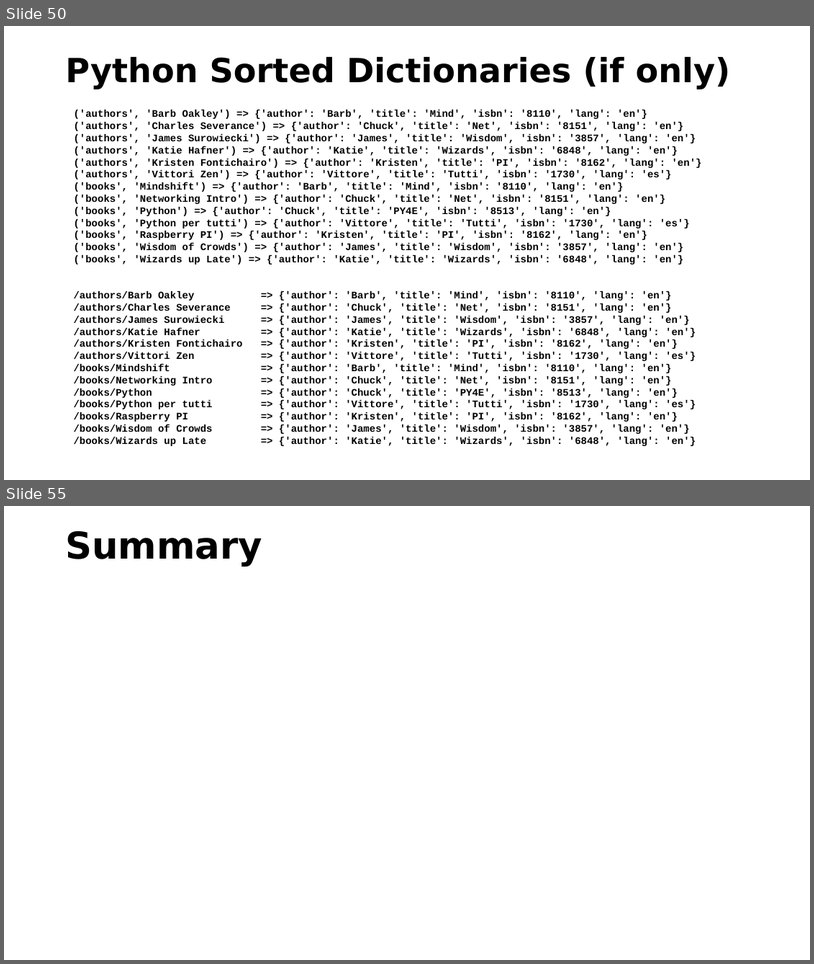
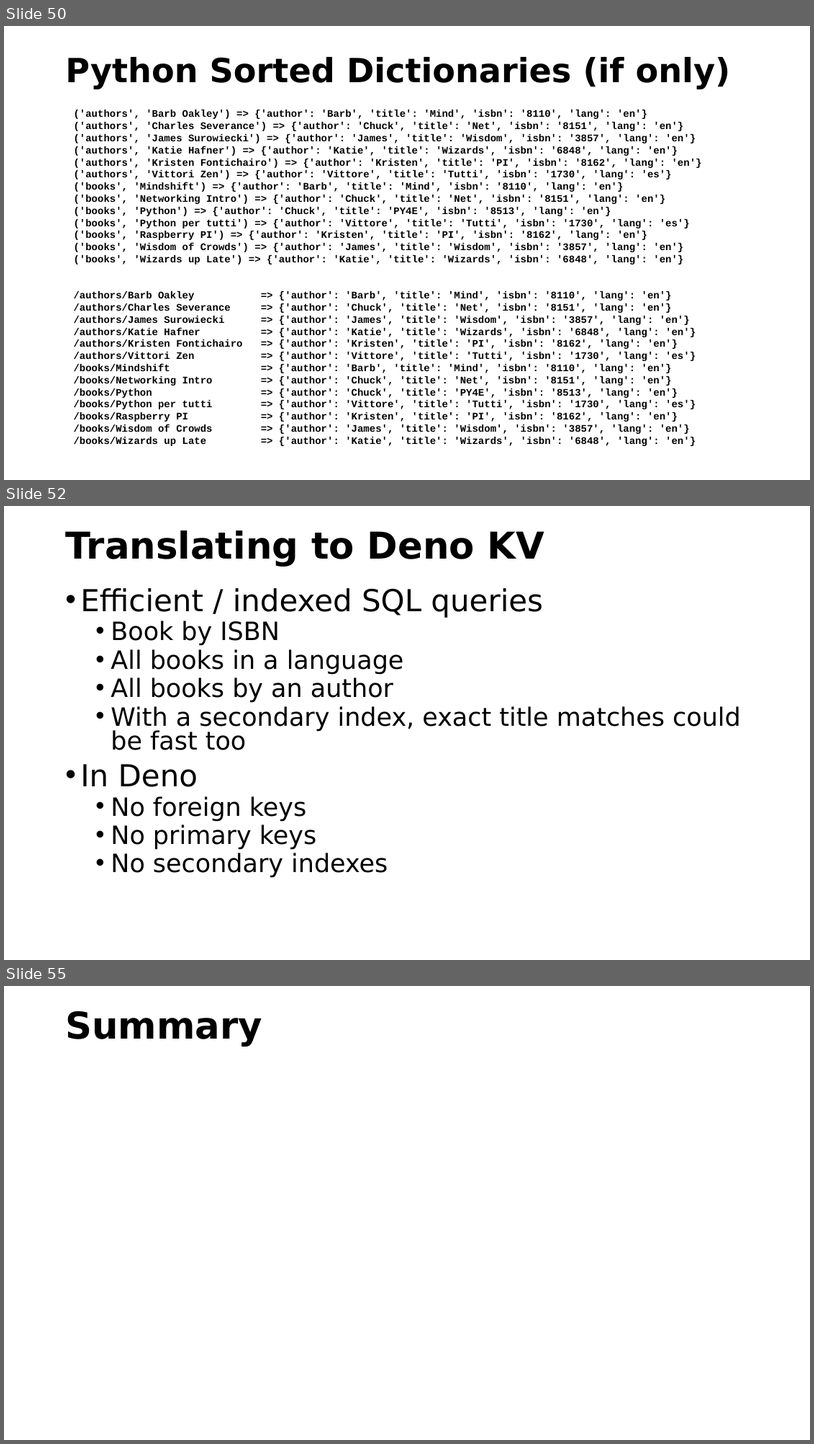
Before and after one commit to csev/pg4e, a slide deck: lectures/07-DenoKV.pptx. Shown one above the other, each under a label of ours: slides 50 and 55 before the commit, slides 50, 52 and 55 after it; the slides between them are not shown. The pictures are 814x964 and 814x1444 pixels, drawn with LibreOffice and Linux fonts; fonts in the diff are those of the drawing. Boxes give left, top, right and bottom in pixels: in the first picture for what was removed or moved away, otherwise in the second. Text is boxed around its words. In the diff, an @@ line names an element or a change of style, - is before the commit and + after.

```diff
--- a/lectures/07-DenoKV.pptx
+++ b/lectures/07-DenoKV.pptx
@@ slide 52 added at <box>4,506,810,960</box>, background #FFFFFF @@
@@ title added at <box>65,530,545,566</box>, 44 pt, text #000000, bold @@
+Translating to Deno KV
@@ text added at <box>80,588,741,878</box>, 30 pt, text #000000 @@
+• Efficient / indexed SQL queries
+  • Book by ISBN
+  • All books in a language
+  • All books by an author
+  • With a secondary index, exact title matches could be fast too
+• In Deno
+  • No foreign keys
+  • No primary keys
+  • No secondary indexes
```
Also in this commit, not shown: 3 slides changed, 2 other slides added, 3 slides removed.
